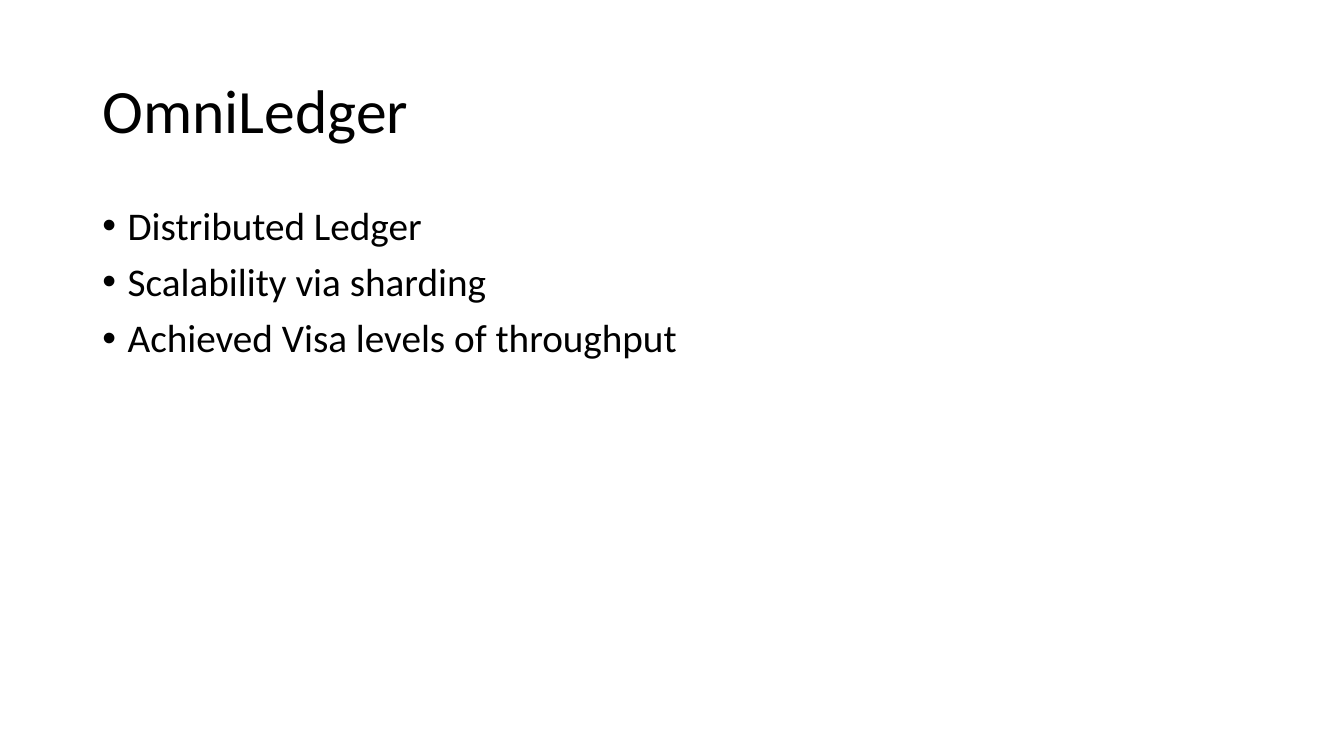
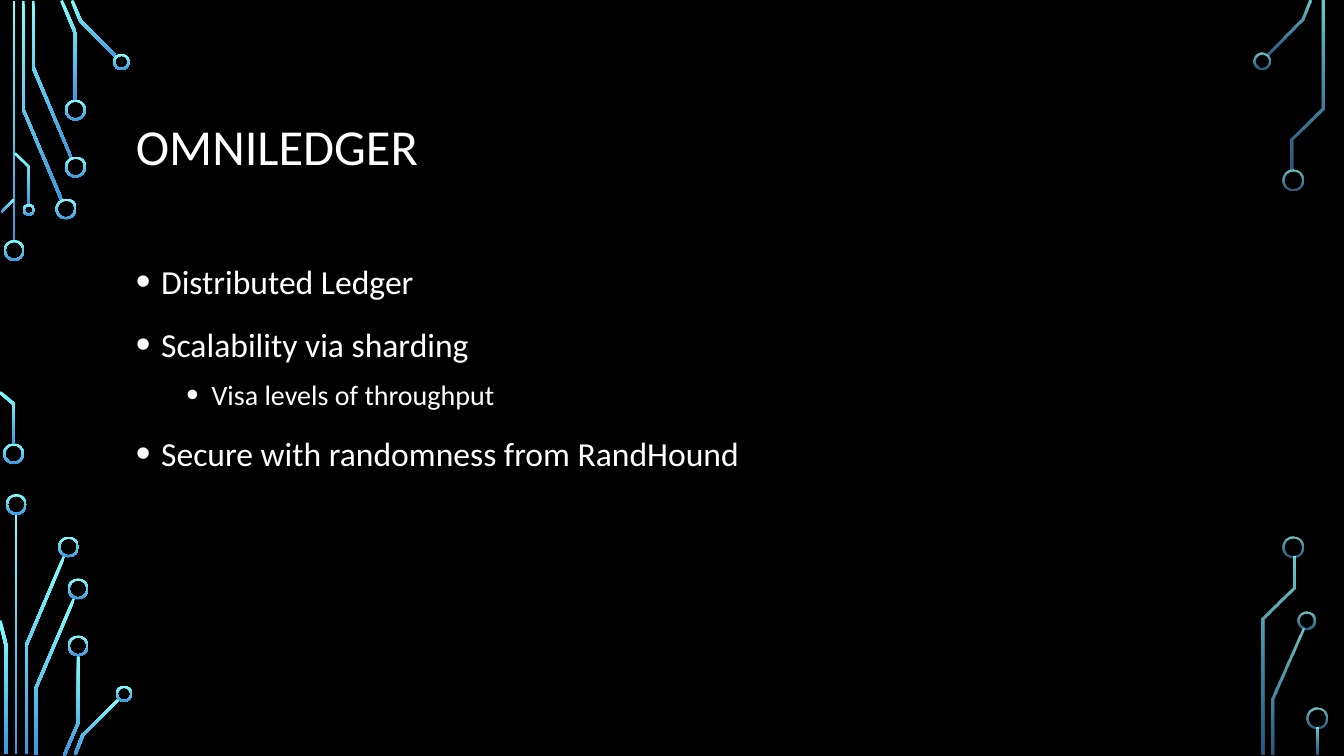
Before and after one commit to PJvGrol/Thesis, a slide deck: slide 3 of Presentation.pptx (slide 4 before the commit). Drawn at 1344x756 pixels with LibreOffice and Linux fonts; fonts in the diff are those of the drawing; background and template pictures are left out. Boxes give left, top, right and bottom in pixels: in the first picture for what was removed or moved away, otherwise in the second. Text is boxed around its words. In the diff, an @@ line names an element or a change of style, - is before the commit and + after.

```diff
--- a/Presentation.pptx
+++ b/Presentation.pptx
@@ background #FFFFFF to picture (left out) @@
@@ title at (136, 132, 418, 166): text changed; size 44 to 36 pt; text colour #000000 to #FFFFFF @@
-OmniLedger
+OMNILEDGER
@@ text "Distributed Ledger": place and size @@
-text "Distributed Ledger" at (128, 212, 677, 359)
+text "Distributed Ledger" at (161, 270, 739, 467)
@@ text at (161, 270, 469, 363): size 28 to 24 pt, text colour #000000 to #FFFFFF in "Distributed Ledger", "Scalability via sharding"; line spacing 0.9 to 1.2 @@
@@ text at (161, 385, 739, 467): text changed; size 28 to 24 pt; text colour #000000 to #FFFFFF @@
-• Achieved Visa levels of throughput
+  • Visa levels of throughput
+• Secure with randomness from RandHound
@@ group added at (0, 0, 1328, 756): 33 freeform shapes, 3 rectangles @@
```
Also in this commit, not shown: 11 other slides changed, 8 slides added, 6 slides removed, 18 other files.
